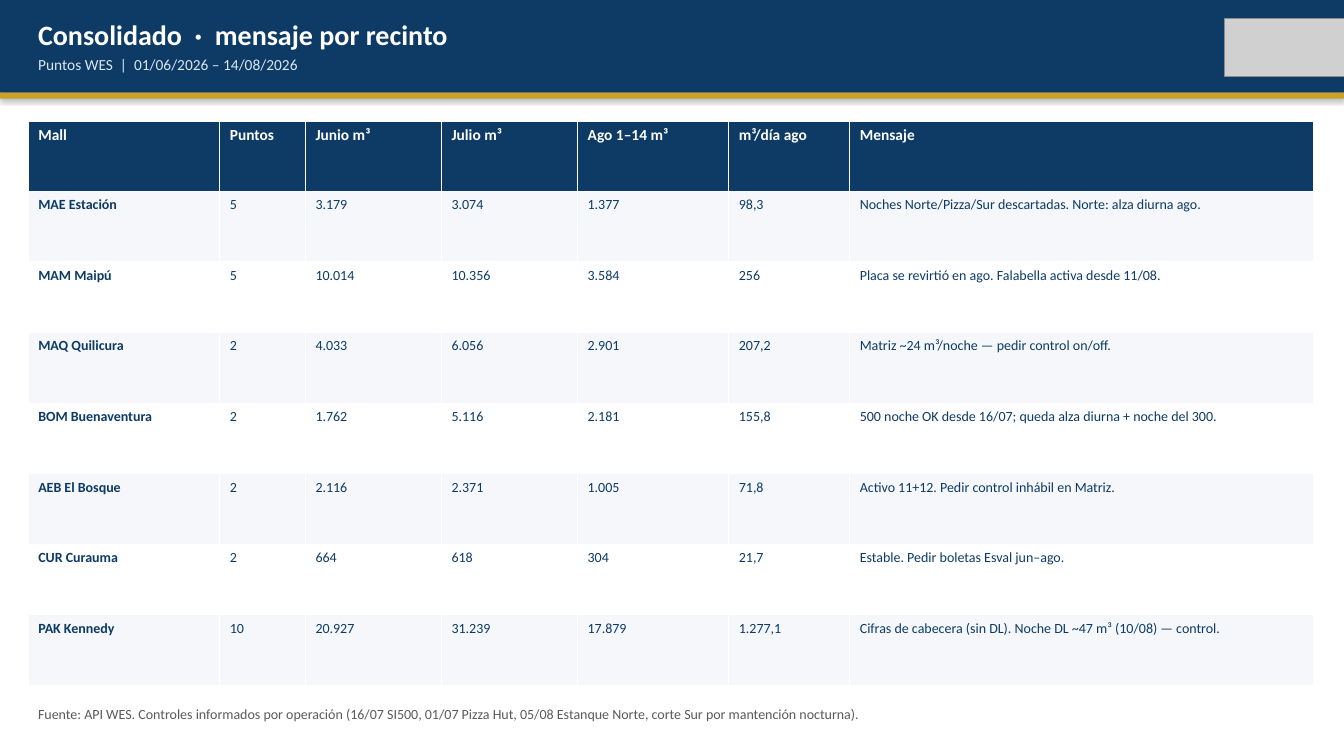
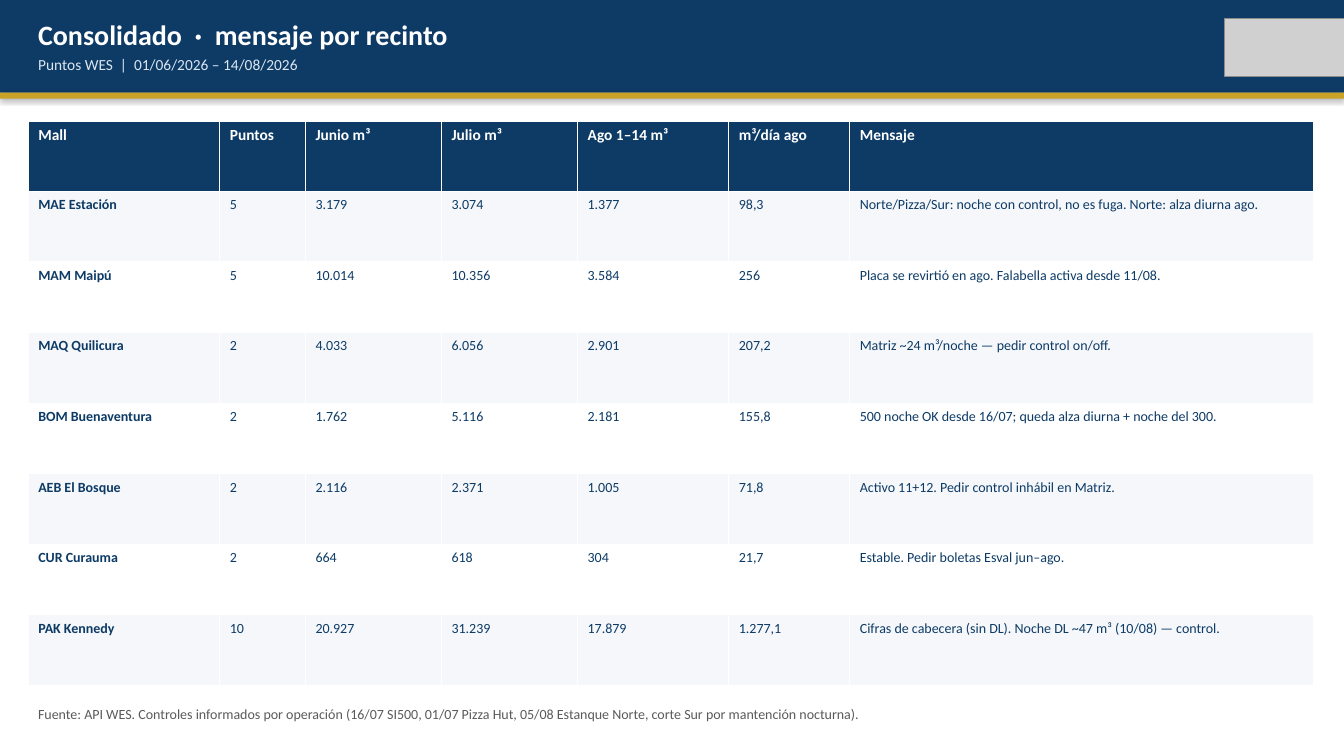
Before and after one commit to anibaloperacionesWes/wes-scripts, a slide deck: slide 10 of reports/Parque_Arauco/TMP_7MALLS/entrega_diego_anibal/Fichas_ejecutivas_Parque_Arauco_20260814.pptx. Drawn at 1344x756 pixels with LibreOffice and Linux fonts; fonts in the diff are those of the drawing; grey boxes stand for pictures. Boxes give left, top, right and bottom in pixels: in the first picture for what was removed or moved away, otherwise in the second. Text is boxed around its words. In the diff, an @@ line names an element or a change of style, - is before the commit and + after.

```diff
--- a/reports/Parque_Arauco/TMP_7MALLS/entrega_diego_anibal/Fichas_ejecutivas_Parque_Arauco_20260814.pptx
+++ b/reports/Parque_Arauco/TMP_7MALLS/entrega_diego_anibal/Fichas_ejecutivas_Parque_Arauco_20260814.pptx
@@ table at (x1=28, y1=121, x2=1314, y2=686) @@
-row 2, column 7: Noches Norte/Pizza/Sur descartadas. Norte: alza diurna ago.
+row 2, column 7: Norte/Pizza/Sur: noche con control, no es fuga. Norte: alza diurna ago.
```
Also in this commit, not shown: 9 other slides changed, 3 other files.
